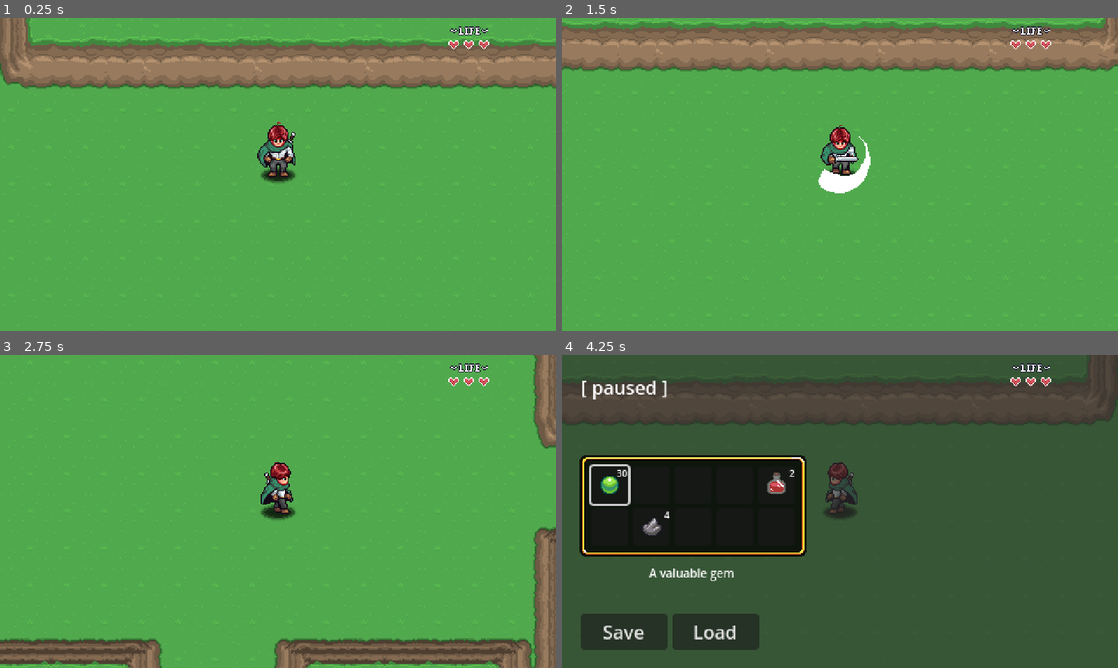
Above: before the commit, frames 1-4 (two rows, left to right).
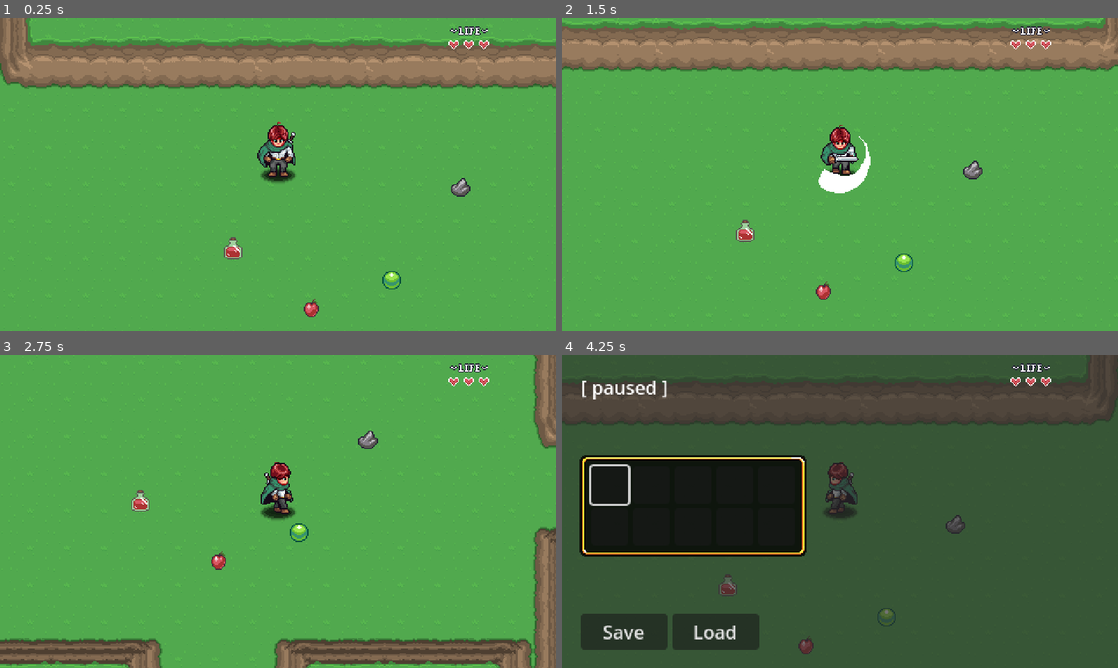
Above: after the commit, the same moments.

Repository: teomurgi/aarpg
Game: Godot game, scene res://Levels/Area01/01.tscn
Same seed, same stepped clock (60 frames per second), same inputs: the game is played once before the commit and once after it. Sound files missing from this copy of the repository are replaced by a short silence.
Inputs:
- Up to frame 1 (0.25 s): no input
- Up to frame 2 (1.5 s): hold D (right) 0.53-1.28 s; hold M (attack) 0.53-1.28 s; hold S (down) from 1.28 s (still down); tap M (attack) at 1.35 s
- Up to frame 3 (2.75 s): release S (down) at 2.03 s; hold D (right) from 2.03 s (still down); hold M (attack) from 2.03 s (still down)
- Up to frame 4 (4.25 s): release D (right) at 2.78 s; release M (attack) at 2.78 s; hold W (up) 2.78-3.53 s; tap M (attack) at 2.85 s; hold A (left) from 3.53 s (still down); hold M (attack) from 3.53 s (still down); tap Escape (pause) at 4.15 s

The runs differ from the first frame. In frame 1, 0.6% of the frame differs, in the area x 40-85%, y 51-96%; in frame 2, 0.6%; in frame 3, 0.6%; in frame 4, 1.2%, in the area x 6-73%, y 36-96%.

Commit message:
pick up and use items

Diff:
--- a/00_Globals/global_player_manager.gd
+++ b/00_Globals/global_player_manager.gd
@@ -1,6 +1,7 @@
 extends Node
 
 const PLAYER = preload("res://Player/player.tscn")
+const INVENTORY_DATA: InventoryData = preload("res://GUI/PauseMenu/Inventory/player_inventory.tres")
 
 var player: Player
 var player_spawned: bool = false
--- a/GUI/PauseMenu/Inventory/Scripts/inventory_data.gd
+++ b/GUI/PauseMenu/Inventory/Scripts/inventory_data.gd
@@ -2,5 +2,37 @@
 
 @export var slots: Array[SlotData]
 
-func add_item() -> void:
+func _init() -> void:
+    connect_slots()
+
+func add_item(item: ItemData, count: int = 1) -> bool:
+    for s in slots:
+        if s:
+            if s.item_data == item:
+                s.quantity += count
+                return true
+    for i in slots.size():
+        if slots[i] == null:
+            var new_slot_data = SlotData.new()
+            new_slot_data.item_data = item
+            new_slot_data.quantity = count
+            slots[i] = new_slot_data
+            new_slot_data.changed.connect(slot_changed)
+            return true
+    print("Inventory is full")
+    return false
+
+func connect_slots() -> void:
+    for s in slots:
+        if s:
+            s.changed.connect(slot_changed)
+
+func slot_changed() -> void:
+    for s in slots:
+        if s:
+            if s.quantity < 1:
+                s.changed.disconnect(slot_changed)
+                var index = slots.find(s)
+                slots[index] = null
+                emit_changed()
     pass
--- a/GUI/PauseMenu/Inventory/Scripts/inventory_slot_ui.gd
+++ b/GUI/PauseMenu/Inventory/Scripts/inventory_slot_ui.gd
@@ -10,6 +10,7 @@
 	label.text = ""
 	focus_entered.connect(item_focused)
 	focus_exited.connect(item_unfocused)
+	pressed.connect(item_pressed)
 
 func set_slot_data(value: SlotData) -> void:
 	slot_data = value
@@ -22,8 +23,15 @@
 	if slot_data != null:
 		if slot_data.item_data != null:
 			PauseMenu.update_item_description(slot_data.item_data.description)
-	pass
 
 func item_unfocused() -> void:
 	PauseMenu.update_item_description("")
-	pass
+
+func item_pressed() -> void:
+	if slot_data != null:
+		if slot_data.item_data != null:
+			var was_used = slot_data.item_data.use()
+			if was_used == false:
+				return
+			slot_data.quantity -= 1
+			label.text = str(slot_data.quantity)
--- a/GUI/PauseMenu/Inventory/Scripts/inventory_ui.gd
+++ b/GUI/PauseMenu/Inventory/Scripts/inventory_ui.gd
@@ -4,19 +4,34 @@
 
 @export var data: InventoryData
 
+var focus_index: int = 0
+
+
 func _ready() -> void:
     PauseMenu.shown.connect(update_inventory)
     PauseMenu.hidden.connect(clear_inventory)
     clear_inventory()
+    data.changed.connect(on_inventory_changed)
 
 func clear_inventory() -> void:
     for c in get_children():
         c.queue_free()
 
-func update_inventory() -> void:
+func update_inventory(i: int = 0) -> void:
     for s in data.slots:
         var new_slot = INVENTORY_SLOT.instantiate()
         add_child(new_slot)
         new_slot.set_slot_data(s)
-    if get_child_count() > 0:
-        get_child(0).grab_focus()
+        new_slot.focus_entered.connect(item_focused)
+    await get_tree().process_frame
+    get_child(i).grab_focus()
+
+func item_focused() -> void:
+    for c in get_children():
+        if c.has_focus():
+            focus_index = 1
+            return
+
+func on_inventory_changed() -> void:
+    clear_inventory()
+    update_inventory(focus_index)
--- a/GUI/PauseMenu/Inventory/Scripts/slot_data.gd
+++ b/GUI/PauseMenu/Inventory/Scripts/slot_data.gd
@@ -1,4 +1,10 @@
 class_name SlotData extends Resource
 
 @export var item_data: ItemData
-@export var quantity: int = 0
+@export var quantity: int = 0: set = set_quantity
+
+
+func set_quantity(value: int) -> void:
+    quantity = value
+    if quantity < 1:
+        emit_changed()
--- a/GUI/PauseMenu/Inventory/player_inventory.tres
+++ b/GUI/PauseMenu/Inventory/player_inventory.tres
@@ -1,26 +1,8 @@
-[gd_resource type="Resource" script_class="InventoryData" load_steps=9 format=3 uid="uid://cnhxxmwp03dgu"]
+[gd_resource type="Resource" script_class="InventoryData" load_steps=3 format=3 uid="uid://cnhxxmwp03dgu"]
 
 [ext_resource type="Script" path="res://GUI/PauseMenu/Inventory/Scripts/inventory_data.gd" id="1_6ana5"]
 [ext_resource type="Script" path="res://GUI/PauseMenu/Inventory/Scripts/slot_data.gd" id="2_04ymy"]
-[ext_resource type="Resource" uid="uid://cdxbruqmrib2n" path="res://Items/gem.tres" id="3_be5sm"]
-[ext_resource type="Resource" uid="uid://dddgl1uxbbprp" path="res://Items/potion.tres" id="4_dgc76"]
-[ext_resource type="Resource" uid="uid://c2t2pynobhdb3" path="res://Items/stone.tres" id="5_uphgg"]
-
-[sub_resource type="Resource" id="Resource_v6eaw"]
-script = ExtResource("2_04ymy")
-item_data = ExtResource("3_be5sm")
-quantity = 30
-
-[sub_resource type="Resource" id="Resource_j2dcx"]
-script = ExtResource("2_04ymy")
-item_data = ExtResource("4_dgc76")
-quantity = 2
-
-[sub_resource type="Resource" id="Resource_it1bx"]
-script = ExtResource("2_04ymy")
-item_data = ExtResource("5_uphgg")
-quantity = 4
 
 [resource]
 script = ExtResource("1_6ana5")
-slots = Array[ExtResource("2_04ymy")]([SubResource("Resource_v6eaw"), null, null, null, SubResource("Resource_j2dcx"), null, SubResource("Resource_it1bx"), null, null, null])
+slots = Array[ExtResource("2_04ymy")]([null, null, null, null, null, null, null, null, null, null])
--- a/GUI/PauseMenu/pause_menu.gd
+++ b/GUI/PauseMenu/pause_menu.gd
@@ -3,6 +3,7 @@
 signal shown
 signal hidden
 
+@onready var audio_stream_player: AudioStreamPlayer = $AudioStreamPlayer
 @onready var button_save: Button = $Control/HBoxContainer/ButtonSave
 @onready var button_load: Button = $Control/HBoxContainer/ButtonLoad
 @onready var item_description: Label = $Control/ItemDescription
@@ -50,3 +51,7 @@
 
 func update_item_description(new_text: String) -> void:
 	item_description.text = new_text
+
+func play_audio(audio: AudioStream) -> void:
+	audio_stream_player.stream = audio
+	audio_stream_player.play()
--- a/GUI/PauseMenu/pause_menu.tscn
+++ b/GUI/PauseMenu/pause_menu.tscn
@@ -58,7 +58,6 @@
 offset_right = 209.0
 offset_bottom = 215.0
 theme_override_font_sizes/font_size = 10
-text = "Who doesn't love collecting rocks?!"
 horizontal_alignment = 1
 autowrap_mode = 2
 
@@ -114,3 +113,6 @@
 custom_minimum_size = Vector2(75, 0)
 layout_mode = 2
 text = "Load"
+
+[node name="AudioStreamPlayer" type="AudioStreamPlayer" parent="."]
+max_polyphony = 4
--- /dev/null
+++ b/Items/ItemEffects/item_effect.gd
@@ -0,0 +1,6 @@
+class_name ItemEffect extends Resource
+
+@export var use_description: String
+
+func use() -> void:
+    pass
--- /dev/null
+++ b/Items/ItemEffects/item_effect_heal.gd
@@ -0,0 +1,8 @@
+class_name ItemEffectHeal extends ItemEffect
+
+@export var heal_amound: int = 1
+@export var audio: AudioStream
+
+func use() -> void:
+    PlayerManager.player.update_hp(heal_amound)
+    PauseMenu.play_audio(audio)
--- /dev/null
+++ b/Items/ItemPickup/item_pickup.gd
@@ -0,0 +1,34 @@
+@tool
+class_name ItemPickup extends Node2D
+
+@export var item_data: ItemData: set = _set_item_data
+
+@onready var area_2d: Area2D = $Area2D
+@onready var sprite_2d: Sprite2D = $Sprite2D
+@onready var audio_stream_player_2d: AudioStreamPlayer2D = $AudioStreamPlayer2D
+
+func _ready() -> void:
+    _update_texture()
+    if Engine.is_editor_hint():
+        return
+    area_2d.body_entered.connect(_on_body_entered)
+
+func _on_body_entered(b: Node) -> void:
+    if b is Player and item_data:
+            if PlayerManager.INVENTORY_DATA.add_item(item_data) == true:
+                item_picked_up()
+
+func item_picked_up() -> void:
+    area_2d.body_entered.disconnect(_on_body_entered)
+    audio_stream_player_2d.play()
+    visible = false
+    await audio_stream_player_2d.finished
+    queue_free()
+
+func _set_item_data(value: ItemData) -> void:
+    item_data = value
+    _update_texture()
+
+func _update_texture() -> void:
+    if item_data and sprite_2d:
+        sprite_2d.texture = item_data.texture
--- /dev/null
+++ b/Items/ItemPickup/item_pickup.tscn
@@ -0,0 +1,19 @@
+[gd_scene load_steps=4 format=3 uid="uid://cj2u01ets1pd"]
+
+[ext_resource type="Script" path="res://Items/ItemPickup/item_pickup.gd" id="1_dt5sx"]
+[ext_resource type="AudioStream" uid="uid://dq0mlhbxkj4rm" path="res://Items/ItemPickup/item_pickup.wav" id="2_h74gf"]
+
+[sub_resource type="CircleShape2D" id="CircleShape2D_b3urf"]
+
+[node name="ItemPickup" type="Node2D"]
+script = ExtResource("1_dt5sx")
+
+[node name="Area2D" type="Area2D" parent="."]
+
+[node name="CollisionShape2D" type="CollisionShape2D" parent="Area2D"]
+shape = SubResource("CircleShape2D_b3urf")
+
+[node name="Sprite2D" type="Sprite2D" parent="."]
+
+[node name="AudioStreamPlayer2D" type="AudioStreamPlayer2D" parent="."]
+stream = ExtResource("2_h74gf")
--- a/Items/Scripts/item_data.gd
+++ b/Items/Scripts/item_data.gd
@@ -3,3 +3,15 @@
 @export var name: String = ""
 @export_multiline var description: String = ""
 @export var texture: Texture2D
+
+@export_category("Item Use Effects")
+@export var effects: Array[ItemEffect]
+
+func use() -> bool:
+    if effects.size() == 0:
+        return false
+
+    for e in effects:
+        if e:
+            e.use()
+    return true
--- /dev/null
+++ b/Items/apple.tres
@@ -0,0 +1,24 @@
+[gd_resource type="Resource" script_class="ItemData" load_steps=8 format=3 uid="uid://cn3fx2d7a37wu"]
+
+[ext_resource type="Script" path="res://Items/ItemEffects/item_effect.gd" id="1_i28tr"]
+[ext_resource type="Script" path="res://Items/Scripts/item_data.gd" id="2_5dkvb"]
+[ext_resource type="AudioStream" uid="uid://dxhu453he6xr6" path="res://Items/ItemEffects/hp-up.wav" id="2_rymys"]
+[ext_resource type="Script" path="res://Items/ItemEffects/item_effect_heal.gd" id="3_jjt0j"]
+[ext_resource type="Texture2D" uid="uid://ldfnn3o8det7" path="res://Items/Sprites/items.png" id="5_s4c01"]
+
+[sub_resource type="Resource" id="Resource_ph4xs"]
+script = ExtResource("3_jjt0j")
+heal_amound = 1
+audio = ExtResource("2_rymys")
+use_description = ""
+
+[sub_resource type="AtlasTexture" id="AtlasTexture_lldfp"]
+atlas = ExtResource("5_s4c01")
+region = Rect2(192, 0, 32, 32)
+
+[resource]
+script = ExtResource("2_5dkvb")
+name = "Apple"
+description = "Delicious red apple!"
+texture = SubResource("AtlasTexture_lldfp")
+effects = Array[ExtResource("1_i28tr")]([SubResource("Resource_ph4xs")])
--- a/Items/potion.tres
+++ b/Items/potion.tres
@@ -1,7 +1,16 @@
-[gd_resource type="Resource" script_class="ItemData" load_steps=4 format=3 uid="uid://dddgl1uxbbprp"]
+[gd_resource type="Resource" script_class="ItemData" load_steps=8 format=3 uid="uid://dddgl1uxbbprp"]
 
+[ext_resource type="Script" path="res://Items/ItemEffects/item_effect.gd" id="1_0v5tp"]
 [ext_resource type="Script" path="res://Items/Scripts/item_data.gd" id="1_ucop2"]
+[ext_resource type="Script" path="res://Items/ItemEffects/item_effect_heal.gd" id="2_a465b"]
 [ext_resource type="Texture2D" uid="uid://ldfnn3o8det7" path="res://Items/Sprites/items.png" id="2_ekhdv"]
+[ext_resource type="AudioStream" uid="uid://dxhu453he6xr6" path="res://Items/ItemEffects/hp-up.wav" id="3_yys4e"]
+
+[sub_resource type="Resource" id="Resource_xbt76"]
+script = ExtResource("2_a465b")
+heal_amound = 2
+audio = ExtResource("3_yys4e")
+use_description = ""
 
 [sub_resource type="AtlasTexture" id="AtlasTexture_tnedi"]
 atlas = ExtResource("2_ekhdv")
@@ -12,3 +21,4 @@
 name = "Potion"
 description = "This red drink restores your health!"
 texture = SubResource("AtlasTexture_tnedi")
+effects = Array[ExtResource("1_0v5tp")]([SubResource("Resource_xbt76")])
--- a/Levels/Area01/01.tscn
+++ b/Levels/Area01/01.tscn
@@ -1,9 +1,14 @@
-[gd_scene load_steps=5 format=3 uid="uid://bunlbicjsr55y"]
+[gd_scene load_steps=10 format=3 uid="uid://bunlbicjsr55y"]
 
 [ext_resource type="PackedScene" uid="uid://cb6ftpgkld0jy" path="res://Tile Maps/grass-01.tscn" id="1_kwymh"]
 [ext_resource type="Script" path="res://Levels/Scripts/level.gd" id="1_m6rqe"]
 [ext_resource type="PackedScene" uid="uid://vy18spun6aw5" path="res://Levels/player_spawn.tscn" id="2_d27vr"]
 [ext_resource type="PackedScene" uid="uid://c3s63nt7iqp2y" path="res://Levels/level_transition.tscn" id="4_u58bs"]
+[ext_resource type="PackedScene" uid="uid://cj2u01ets1pd" path="res://Items/ItemPickup/item_pickup.tscn" id="5_w3nfv"]
+[ext_resource type="Resource" uid="uid://cdxbruqmrib2n" path="res://Items/gem.tres" id="6_vali5"]
+[ext_resource type="Resource" uid="uid://c2t2pynobhdb3" path="res://Items/stone.tres" id="7_yq8ri"]
+[ext_resource type="Resource" uid="uid://dddgl1uxbbprp" path="res://Items/potion.tres" id="8_ckvda"]
+[ext_resource type="Resource" uid="uid://cn3fx2d7a37wu" path="res://Items/apple.tres" id="9_tluda"]
 
 [node name="01" type="Node2D"]
 script = ExtResource("1_m6rqe")
@@ -24,3 +29,19 @@
 position = Vector2(544, 128)
 level = "res://Levels/Area01/03.tscn"
 side = 1
+
+[node name="ItemPickup" parent="." instance=ExtResource("5_w3nfv")]
+position = Vector2(310, 165)
+item_data = ExtResource("6_vali5")
+
+[node name="ItemPickup2" parent="." instance=ExtResource("5_w3nfv")]
+position = Vector2(369, 85)
+item_data = ExtResource("7_yq8ri")
+
+[node name="ItemPickup3" parent="." instance=ExtResource("5_w3nfv")]
+position = Vector2(173, 139)
+item_data = ExtResource("8_ckvda")
+
+[node name="ItemPickup4" parent="." instance=ExtResource("5_w3nfv")]
+position = Vector2(240, 189)
+item_data = ExtResource("9_tluda")
Not shown, added: Items/ItemEffects/hp-up.wav.import
Not shown, added: Items/ItemPickup/item_pickup.wav.import
Not shown, added: Items/ItemEffects/hp-up.wav
Not shown, added: Items/ItemPickup/item_pickup.wav
